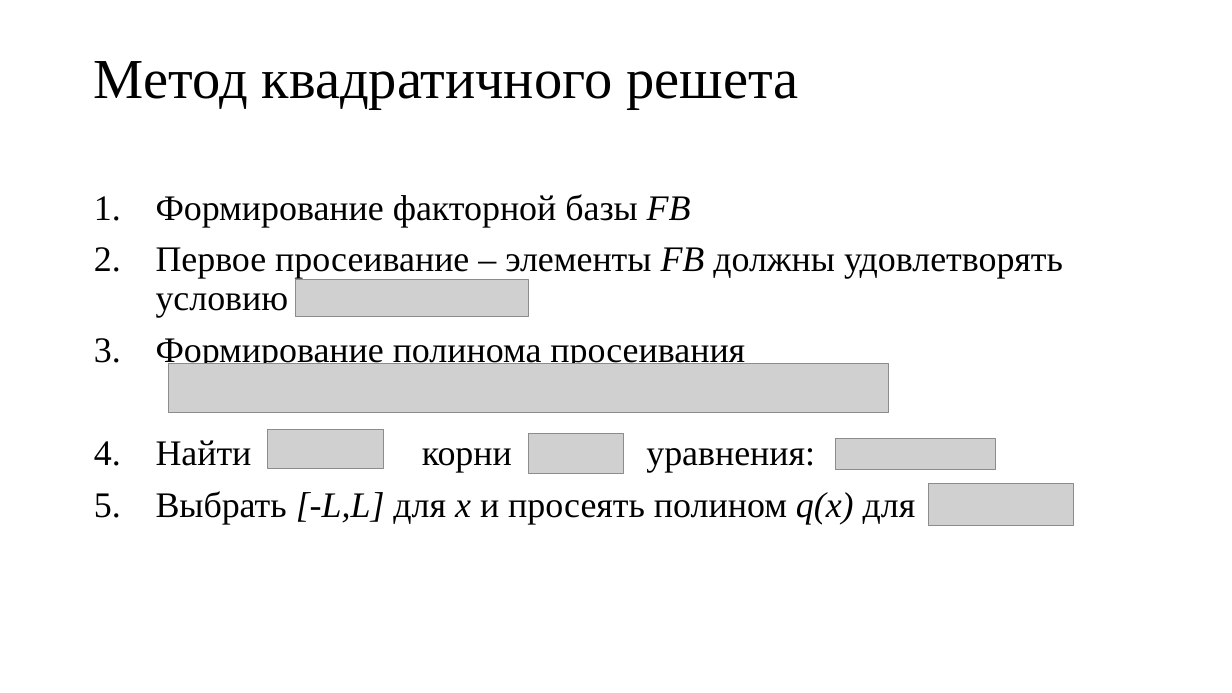
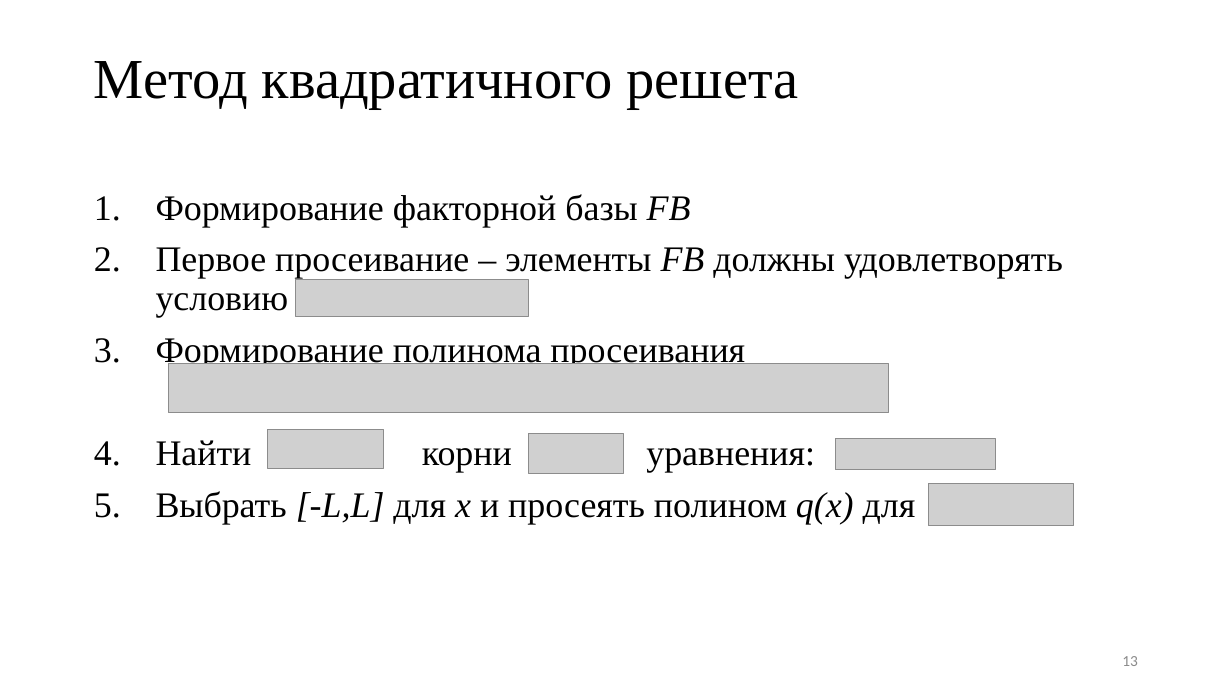
Before and after one commit to pagamov/VKR, a slide deck: slide 13 of Гамов Павел Диплом.pptx. Drawn at 1232x693 pixels with LibreOffice and Linux fonts; fonts in the diff are those of the drawing; grey boxes stand for pictures. Boxes give left, top, right and bottom in pixels: in the first picture for what was removed or moved away, otherwise in the second. Text is boxed around its words. In the diff, an @@ line names an element or a change of style, - is before the commit and + after.

```diff
--- a/Гамов Павел Диплом.pptx
+++ b/Гамов Павел Диплом.pptx
@@ page number added at bbox=[1122, 656, 1138, 666], 12 pt, text #8C8C8C @@
+13
```
Also in this commit, not shown: 5 other slides changed, 1 other file.
